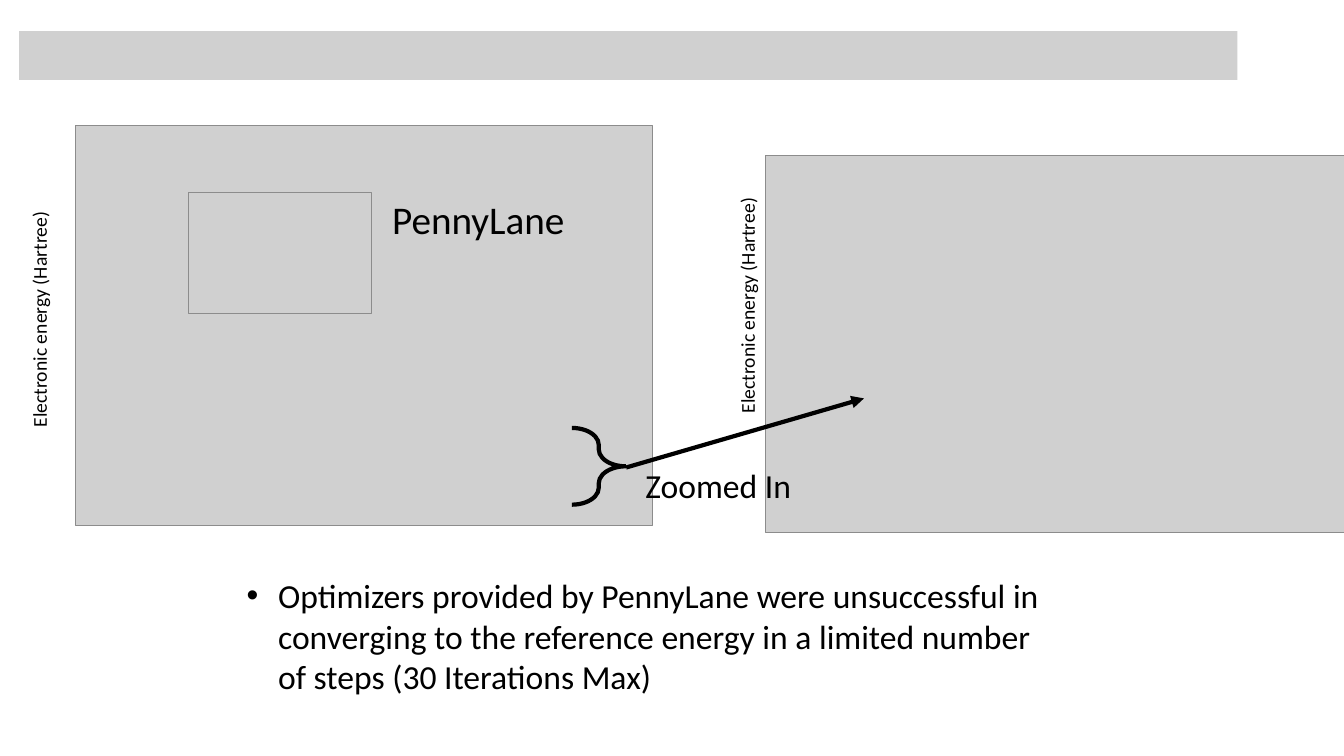
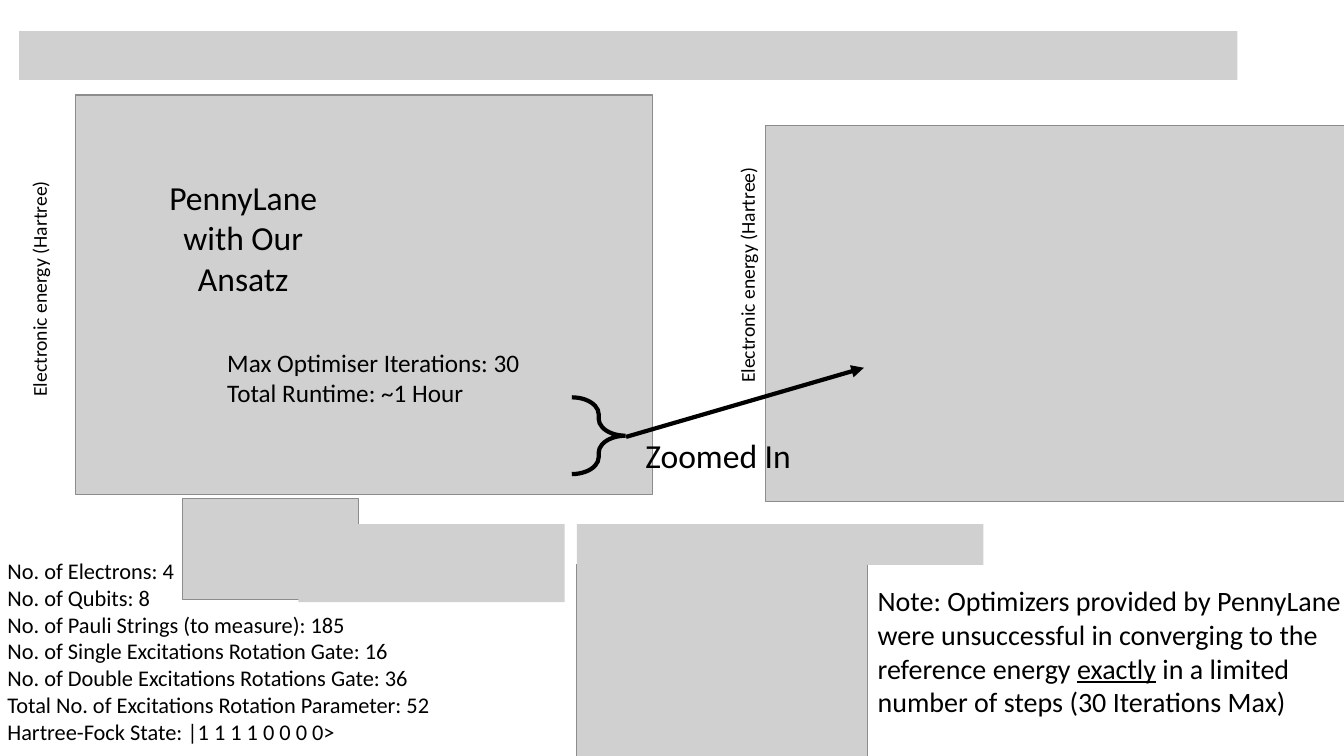
Before and after one commit to cheechonghian/Qanything_Chem_Project_Final, a slide deck: slide 13 of Qanything Results Presentation.pptx. Drawn at 1344x756 pixels with LibreOffice and Linux fonts; fonts in the diff are those of the drawing; grey boxes stand for pictures. Boxes give left, top, right and bottom in pixels: in the first picture for what was removed or moved away, otherwise in the second. Text is boxed around its words. In the diff, an @@ line names an element or a change of style, - is before the commit and + after.

```diff
--- a/Qanything Results Presentation.pptx
+++ b/Qanything Results Presentation.pptx
@@ text added at bbox=[169, 188, 317, 292], 24 pt, text #000000 @@
+PennyLane with Our Ansatz
@@ text removed at bbox=[392, 209, 564, 241] @@
-PennyLane
@@ text added at bbox=[227, 354, 520, 402], 18 pt, text #000000 @@
+Max Optimiser Iterations: 30
+Total Runtime: ~1 Hour
@@ 3 texts, 2 pictures, 1 right brace, 1 arrow: place and size @@
-3 texts, 2 pictures, 1 right brace, 1 arrow at bbox=[28, 126, 1344, 532]
+3 texts, 2 pictures, 1 right brace, 1 arrow at bbox=[28, 95, 1344, 501]
@@ picture added at bbox=[182, 499, 358, 600] @@
@@ picture added at bbox=[298, 524, 565, 602] @@
@@ picture added at bbox=[577, 524, 983, 565] @@
@@ text added at bbox=[7, 563, 429, 744], 16 pt, text #000000 @@
+No. of Electrons: 4
+No. of Qubits: 8
+No. of Pauli Strings (to measure): 185
+No. of Single Excitations Rotation Gate: 16
+No. of Double Excitations Rotations Gate: 36
+Total No. of Excitations Rotation Parameter: 52
+Hartree-Fock State: |1 1 1 1 0 0 0 0>
@@ picture: place and size @@
-picture at bbox=[189, 193, 371, 314]
+picture at bbox=[577, 565, 868, 756]
@@ text at bbox=[878, 591, 1340, 717]: text changed; size 24 to 20 pt @@
-• Optimizers provided by PennyLane were unsuccessful in converging to the reference energy in a limited number of steps (30 Iterations Max)
+Note: Optimizers provided by PennyLane were unsuccessful in converging to the reference energy exactly in a limited number of steps (30 Iterations Max)
```
Also in this commit, not shown: 8 other slides changed, 3 slides added, 2 slides removed, 1 other file.
